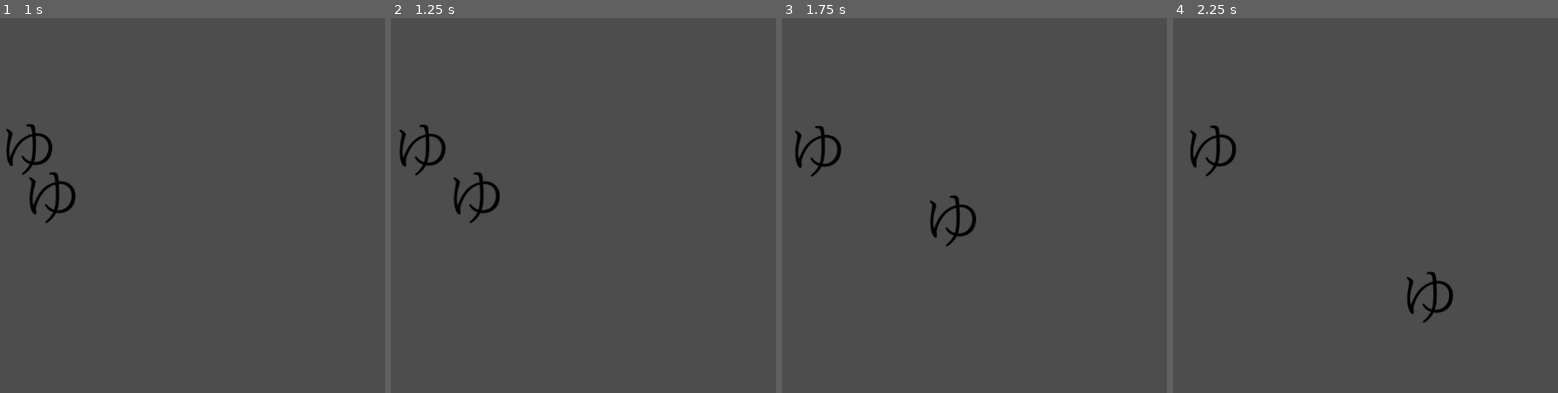
Above: before the commit, frames 1-4 (left to right).
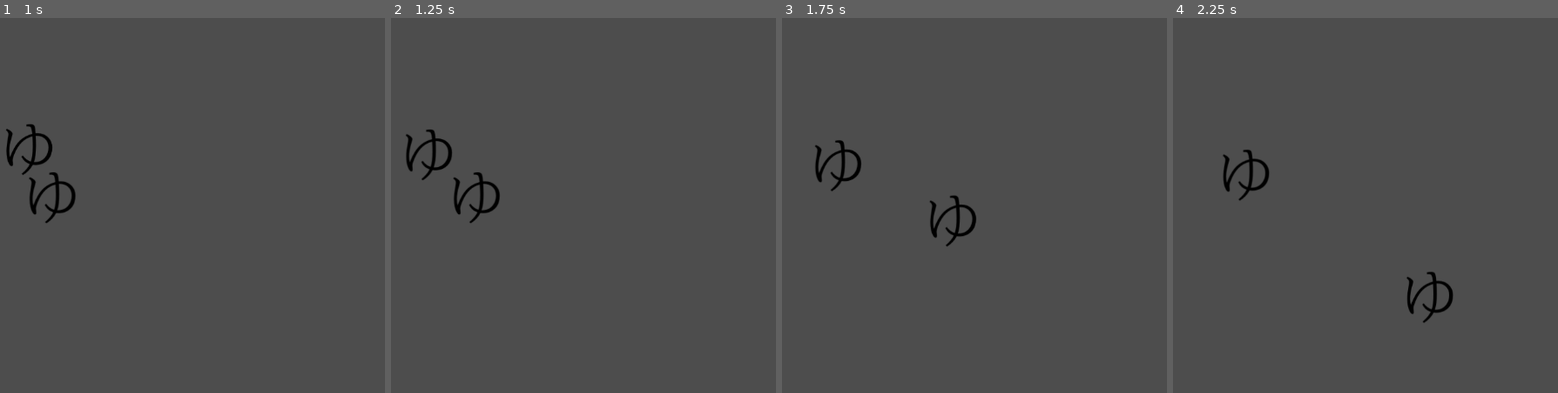
Above: after the commit, the same moments.

Repository: geometriccross/aquarium
Game: Godot game, scene res://tscn/main.tscn
Two runs of this game, one before a commit and one after it. Both use one fixed random seed, a clock stepped at 60 frames per second and the inputs below.
Inputs:
- Up to frame 1 (1 s): tap Enter at 0.5 s; hold D from 0.53 s (still down)
- Up to frame 2 (1.25 s): keep holding D
- Up to frame 3 (1.75 s): release D at 1.28 s; hold S from 1.28 s (still down)
- Up to frame 4 (2.25 s): release S at 2.03 s; hold D from 2.03 s (still down)

Frame 1 is identical in both runs. In frame 2, 0.8% of the frame differs, in the area x 2-16%, y 28-44%; in frame 3, 0.8%; in frame 4, 0.9%, in the area x 4-26%, y 28-49%.

Commit message:
rayにヒットしたオブジェクトから方向を抽出する関数を作成

Diff:
--- a/src/fish.gd
+++ b/src/fish.gd
@@ -34,9 +34,31 @@
 		if _time >= randi_range(behavior_interval_min, behavior_interval_max):
 			var f_and_state = behavior_choice(_state, _behavior_table)
 			#ここのVector2.LEFTは一時的なもの
-			apply_force(f_and_state[0].call(Vector2.LEFT * move_speed), Vector2.ZERO)
+			apply_force(f_and_state[0].call(sensor_perception() * 10), Vector2.ZERO)
 			_state = f_and_state[1]
 			_time = 0
+
+func sensor_perception() -> Vector2:
+	var near_objects = [
+		front.hit_info()["ray_info"]["top"],
+		front.hit_info()["ray_info"]["mid"],
+		front.hit_info()["ray_info"]["low"],
+		top.hit_info()["ray_info"]["top"],
+		top.hit_info()["ray_info"]["mid"],
+		top.hit_info()["ray_info"]["low"],
+		low.hit_info()["ray_info"]["top"],
+		low.hit_info()["ray_info"]["mid"],
+		low.hit_info()["ray_info"]["low"],
+	].filter(func(x): return x != null)
+	var length = near_objects.size()
+
+	var vector = near_objects.reduce(func(accum, v): return accum.position + v.position)
+	if vector is Vector2:
+		return (position - vector) / length
+	else:
+		return Vector2.ZERO
+
+
 
 func behavior_choice(state: String, table: Dictionary) -> Array:
 	var result = [random_walk, _RANDOM] #もし何も当たらなかった場合に実行される
